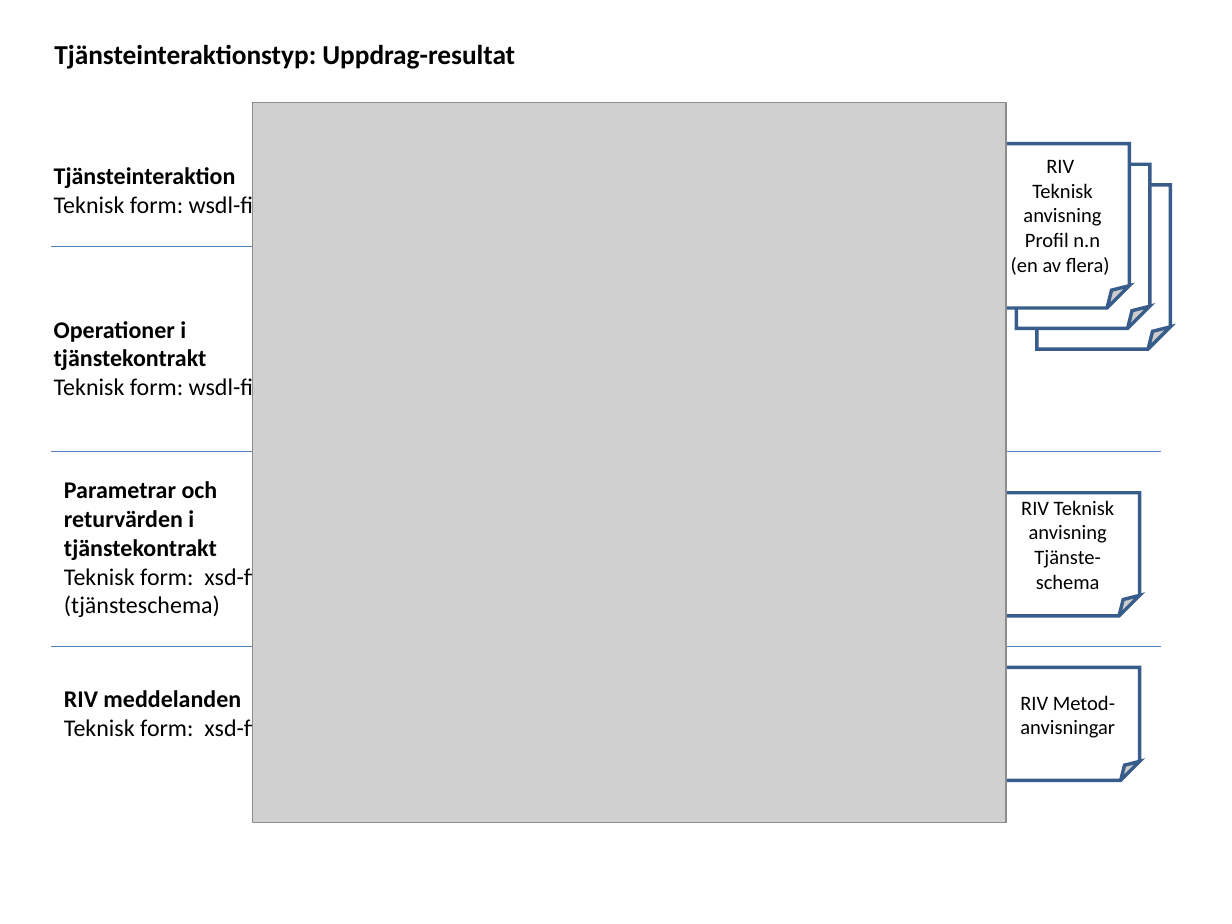
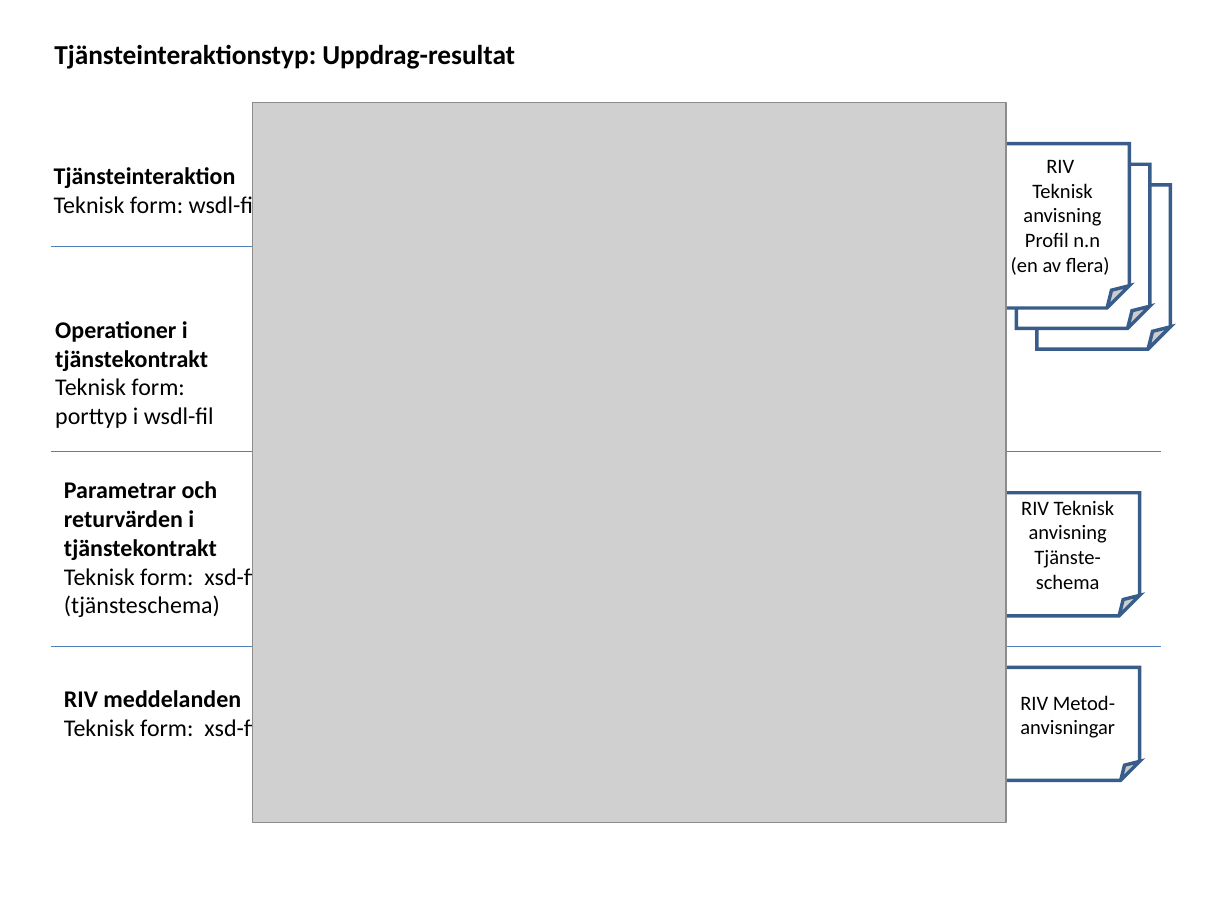
Before and after one commit to admstar/rivta, a slide deck: slide 7 of site/www/images/RIV-förvaltning, Illustrationer.ppt. Drawn at 1232x924 pixels with LibreOffice and Linux fonts; fonts in the diff are those of the drawing; grey boxes stand for pictures. Boxes give left, top, right and bottom in pixels: in the first picture for what was removed or moved away, otherwise in the second. Text is boxed around its words. In the diff, an @@ line names an element or a change of style, - is before the commit and + after.

```diff
--- a/site/www/images/RIV-förvaltning, Illustrationer.ppt
+++ b/site/www/images/RIV-förvaltning, Illustrationer.ppt
@@ text at <box>55,378,214,428</box>: text changed @@
-Teknisk form: wsdl-fil
+Teknisk form:
+porttyp i wsdl-fil
```
Also in this commit, not shown: 10 other slides changed, 2 slides added, 27 other files.
